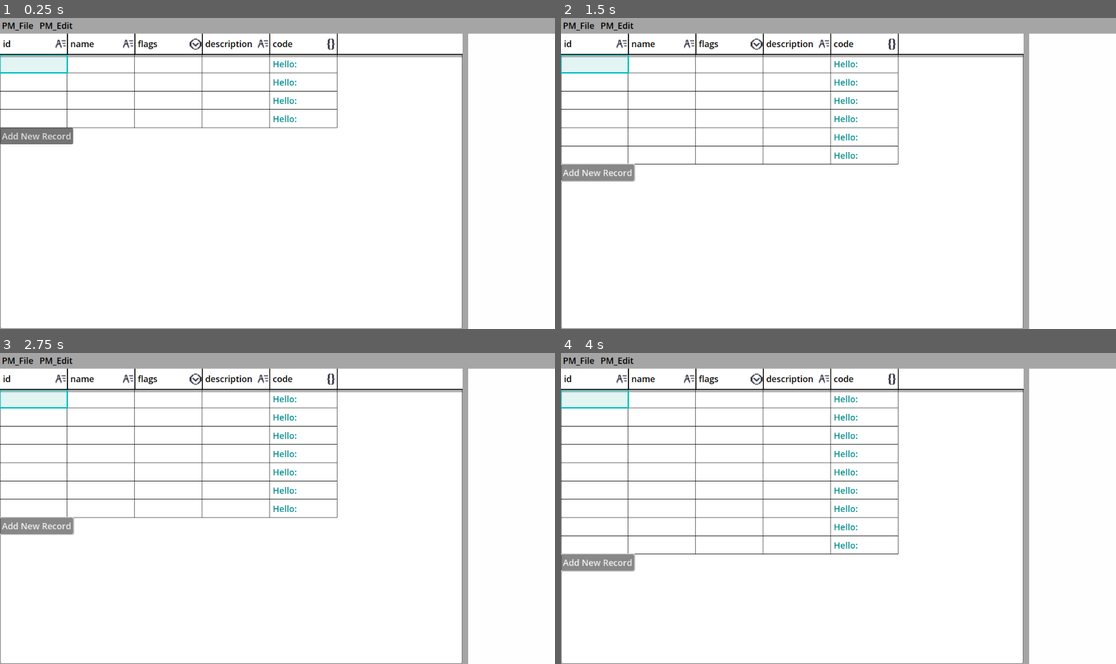
Above: before the commit, frames 1-4 (two rows, left to right).
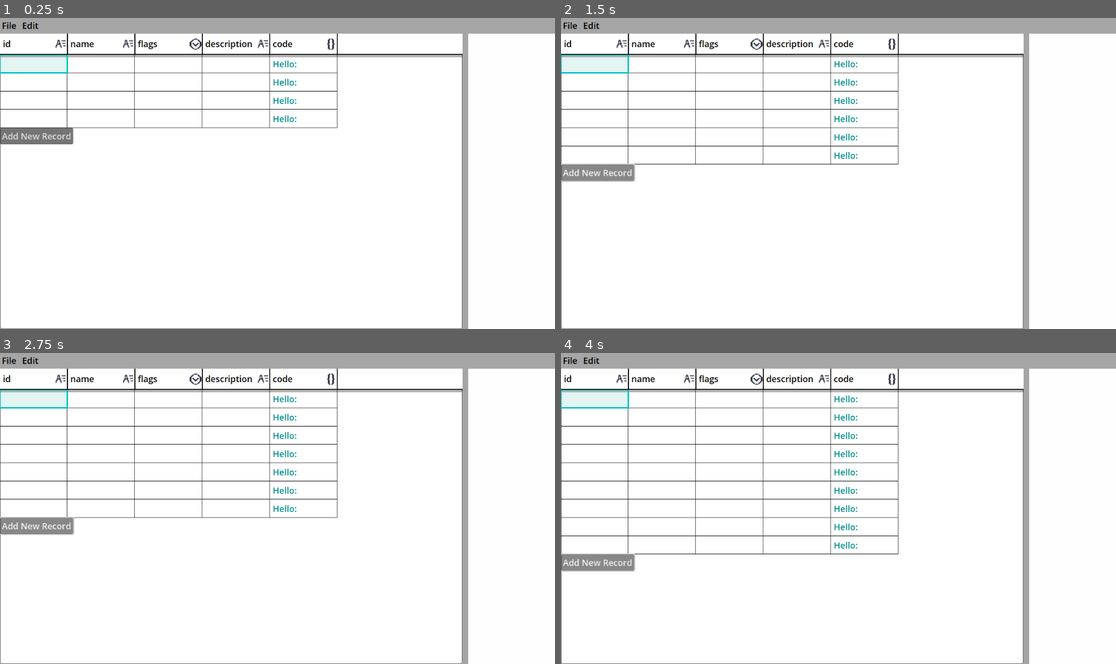
Above: after the commit, the same moments.

Repository: CoolDove/tabro
Game: Godot game, scene res://main.tscn
Two runs of this game, one before a commit and one after it. Both use one fixed random seed, a clock stepped at 60 frames per second and the inputs below.
Inputs:
- Up to frame 1 (0.25 s): no input
- Up to frame 2 (1.5 s): click "Add New Record" at 0.5 s; click "Add New Record" at 1.25 s
- Up to frame 3 (2.75 s): click "Add New Record" at 2 s
- Up to frame 4 (4 s): click "Add New Record" at 2.75 s; click "Add New Record" at 3.5 s

The runs differ from the first frame. In frame 1, 0.2% of the frame differs, in the area x 0-14%, y 1-5%; in frame 2, 0.2%; in frame 3, 0.2%; in frame 4, 0.2%.

Commit message:
save field type data

Diff:
--- a/main.tscn
+++ b/main.tscn
@@ -43,6 +43,7 @@
 
 [node name="PM_File" type="PopupMenu" parent="Window/MenuBar"]
 oversampling_override = 1.0
+title = "File"
 item_count = 4
 item_0/text = "Open"
 item_0/id = 0
@@ -55,6 +56,7 @@
 
 [node name="PM_Edit" type="PopupMenu" parent="Window/MenuBar"]
 oversampling_override = 1.0
+title = "Edit"
 item_count = 2
 item_0/text = "Undo"
 item_0/id = 0
--- a/scenes/cell_value_editor/cell_value_editor_option.tscn
+++ b/scenes/cell_value_editor/cell_value_editor_option.tscn
@@ -9,7 +9,7 @@
 	focus_exited.connect(func():
 		queue_free()
 	)
-	selected = -1;
+	#selected = -1;
 	call_deferred(\"show_popup\")
 
 func _input(e: InputEvent) -> void:
--- a/scenes/field_inspector.tscn
+++ b/scenes/field_inspector.tscn
@@ -73,7 +73,8 @@
 
 func _init_panel_option():
 	for c in option_type_options_list.get_children(): c.queue_free()
-	for option_index in range(0, fieldinfo.toption_options.size()):
+	var options = fieldinfo.toption_options
+	for option_index in range(0, options.size()):
 		_option_type_append_option_editor(option_index)
 
 func _option_type_append_option_editor(option_index: int):
--- a/scenes/table_field_label.gd
+++ b/scenes/table_field_label.gd
@@ -28,7 +28,6 @@
 		type_icon.texture = _ICONS[value]
 
 func _ready():
-	print("ready")
 	resize_dragger = Control.new()
 	resize_dragger.name = "ResizeDragger"
 	# resize_dragger.color = Color.GREEN
--- a/system/data/field_data.gd
+++ b/system/data/field_data.gd
@@ -1,5 +1,7 @@
 extends Resource
 class_name FieldData
+
+# All of this will be serialized.
 
 @export var name : String
 @export var type : Main.FieldType
@@ -8,8 +10,8 @@
 ## Field Configs
 
 # FieldType.OPTION and FieldType.MULTI_OPTION both use this.
-@export var toption_options : Array[String]
-@export var toption_colors  : Array[Color]
+@export var toption_options : Array
+@export var toption_colors  : Array
 @export var toption_multiple : bool
 
 @export var tcode_code : String
--- a/system/data/tabro_data.gd
+++ b/system/data/tabro_data.gd
@@ -35,7 +35,8 @@
 enum Version {
 	V00,
 	V01,
-	VLATEST = V01
+	V02,
+	VLATEST = V02 # Update this when you add a new version.
 }
 
 static func serialize(data: TabroData) -> String:
@@ -46,12 +47,12 @@
 	# Nerver change above
 	var dfields = []
 	for field in data.fields:
-		var fieldsave = {
-			"name" = field.name,
-			"type" = field.type,
-			"width" = field.width,
-		}
-		dfields.append(fieldsave)
+		var dict : Dictionary
+		for property in field.get_property_list():
+			if property["usage"] & PROPERTY_USAGE_SCRIPT_VARIABLE > 0:
+				var pname = property["name"]
+				dict[pname] = field.get(pname)
+		dfields.append(dict)
 	body["fields"] = dfields
 	var drecords : Array[PackedStringArray]
 	for record in data.records:
@@ -60,7 +61,7 @@
 			row.append(cell)
 		drecords.append(row)
 	body["records"] = drecords
-	return JSON.stringify(save)
+	return JSON.stringify(save, "\t")
 
 static func deserialize(raw: String) -> TabroData:
 	var save = JSON.parse_string(raw)
@@ -76,6 +77,8 @@
 			return _deserialize_body_v00(body)
 		Version.V01:
 			return _deserialize_body_v01(body)
+		Version.V02:
+			return _deserialize_body_v02(body)
 		_:
 			return null
 
@@ -118,3 +121,22 @@
 	data.fields = dfields
 	data.records = drecords
 	return data
+
+static func _deserialize_body_v02(jobj) -> TabroData:
+	var dfields : Array[FieldData]
+	var drecords : Array[PackedStringArray]
+	var jfields = jobj["fields"]
+	for field in jfields:
+		var f = FieldData.new()
+		for jf in field:
+			f.set(jf, field[jf])
+		dfields.append(f)
+	for record in jobj["records"]:
+		var rowdata : PackedStringArray
+		for row in record:
+			rowdata.append(row)
+		drecords.append(rowdata)
+	var data = TabroData.new()
+	data.fields = dfields
+	data.records = drecords
+	return data
--- a/system/main.gd
+++ b/system/main.gd
@@ -133,6 +133,9 @@
 	fdialog.popup_centered_ratio()
 
 func clear_main_panel():
+	var inspector = request_inspector()
+	if inspector != null:
+		for c in inspector.get_children(): c.queue_free()
 	for c in main_panel.get_children():
 		c.queue_free()
 func add_to_main_panel(control: Control):
